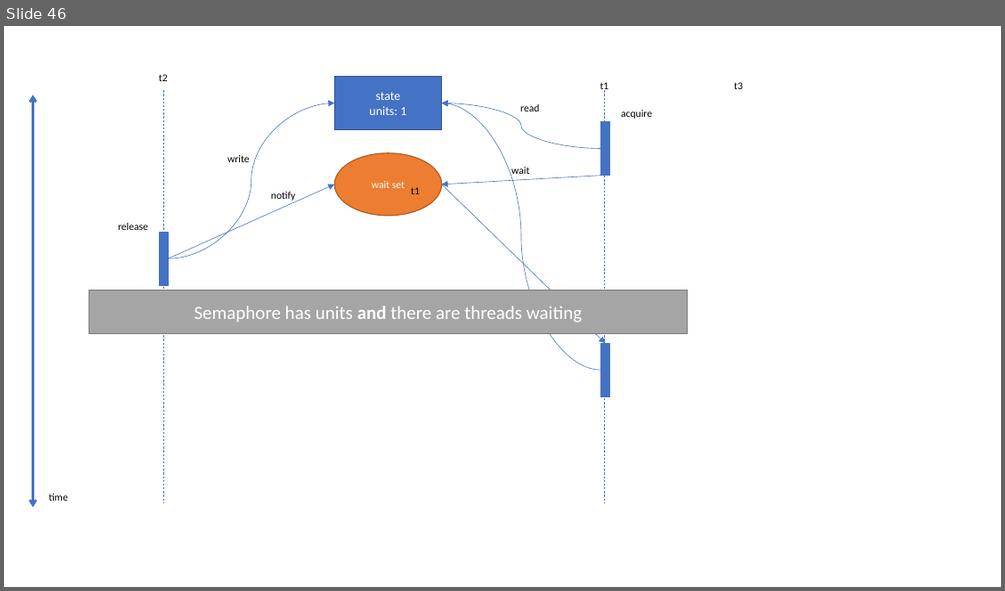
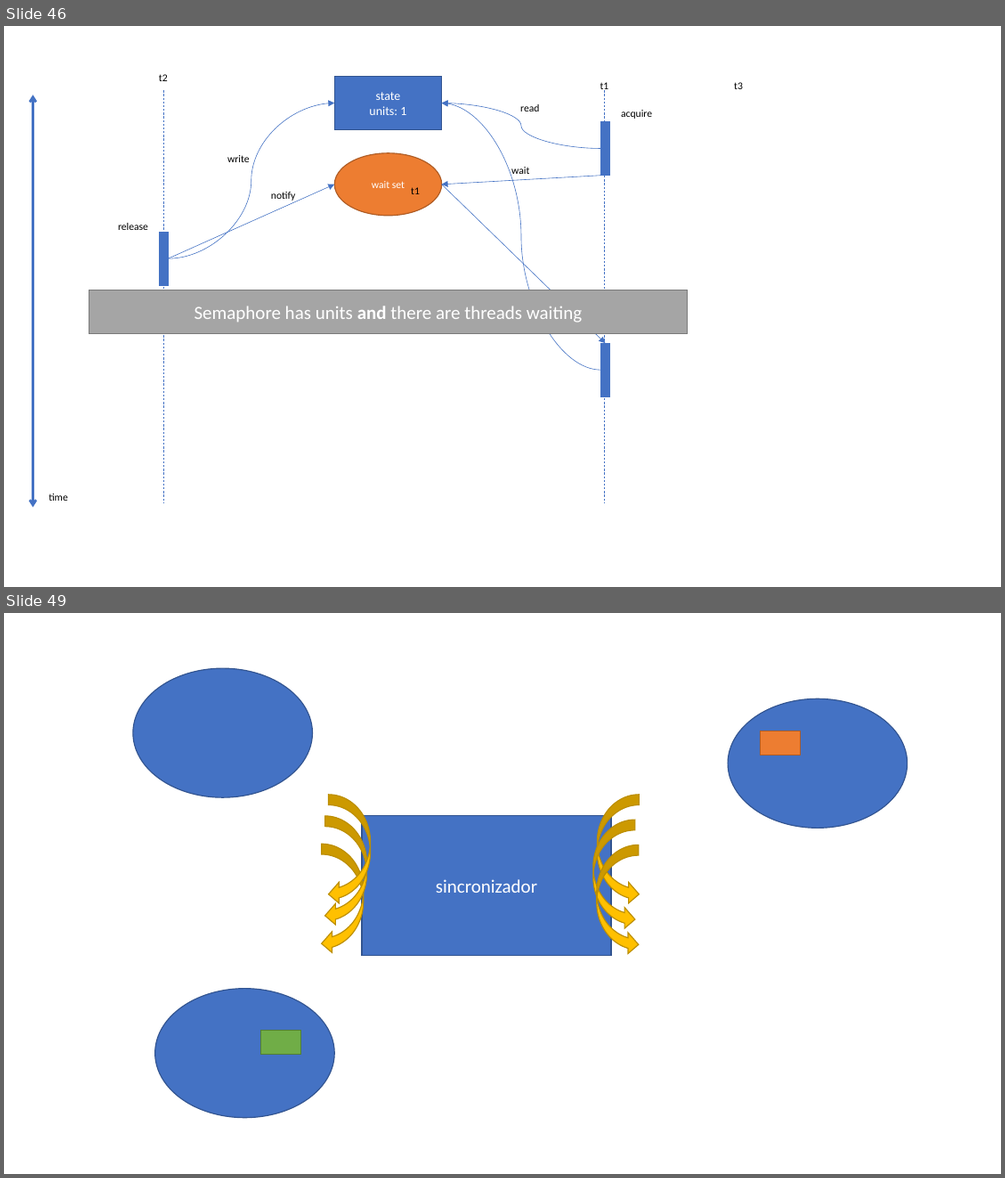
Before and after one commit to isel-leic-pc/s2021v-li51n, a slide deck: docs/threads.pptx. Shown one above the other, each under a label of ours: slide 46 before the commit, slides 46 and 49 after it; the slides between them are not shown. The pictures are 1005x591 and 1005x1178 pixels, drawn with LibreOffice and Linux fonts; fonts in the diff are those of the drawing. Boxes give left, top, right and bottom in pixels: in the first picture for what was removed or moved away, otherwise in the second. Text is boxed around its words. In the diff, an @@ line names an element or a change of style, - is before the commit and + after.

```diff
--- a/docs/threads.pptx
+++ b/docs/threads.pptx
@@ slide 49 added at <box>4,613,1001,1174</box>, background #FFFFFF @@
@@ ellipse added at <box>133,668,313,798</box>, fill #4472C4, outline #325491 1 pt @@
@@ ellipse added at <box>728,699,907,828</box>, fill #4472C4, outline #325491 1 pt @@
@@ rectangle added at <box>760,730,801,755</box>, fill #ED7D31, outline #AF5C24 1 pt @@
@@ curved left arrow added at <box>329,795,371,905</box>, fill #FFC000, outline #BD8E00 1 pt @@
@@ curved left arrow added at <box>597,795,639,905</box>, fill #FFC000, outline #BD8E00 1 pt @@
@@ curved left arrow added at <box>324,816,367,925</box>, fill #FFC000, outline #BD8E00 1 pt @@
@@ rectangle added at <box>362,816,611,955</box>, fill #4472C4, outline #325491 1 pt, 18 pt, text #FFFFFF @@
+sincronizador
@@ curved left arrow added at <box>593,819,635,929</box>, fill #FFC000, outline #BD8E00 1 pt @@
@@ curved left arrow added at <box>322,844,364,954</box>, fill #FFC000, outline #BD8E00 1 pt @@
@@ curved left arrow added at <box>597,844,639,955</box>, fill #FFC000, outline #BD8E00 1 pt @@
@@ ellipse added at <box>155,989,334,1118</box>, fill #4472C4, outline #325491 1 pt @@
@@ rectangle added at <box>260,1030,301,1054</box>, fill #70AD47, outline #538035 1 pt @@
```
Also in this commit, not shown: 1 slide changed, 3 other slides added, 4 other files.
